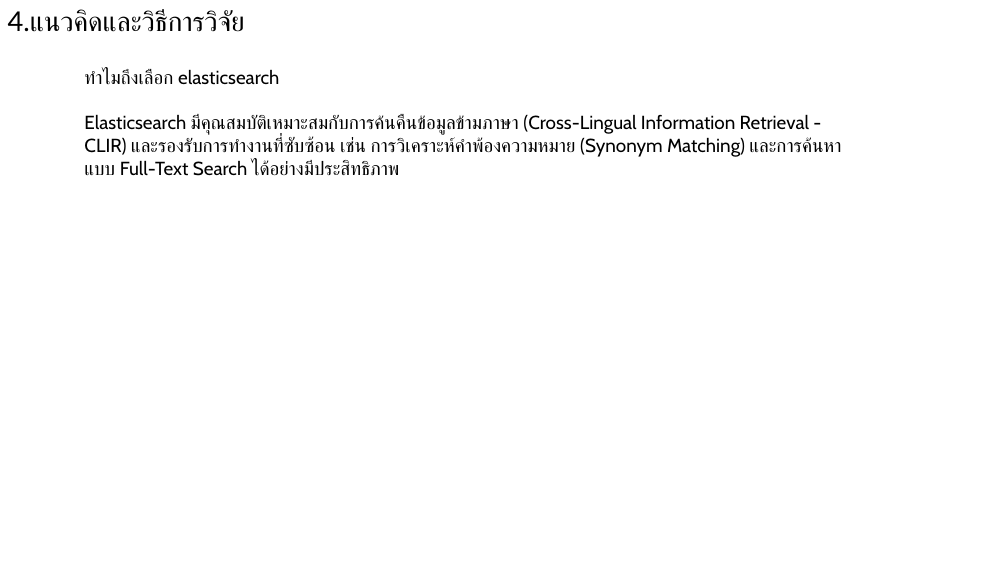
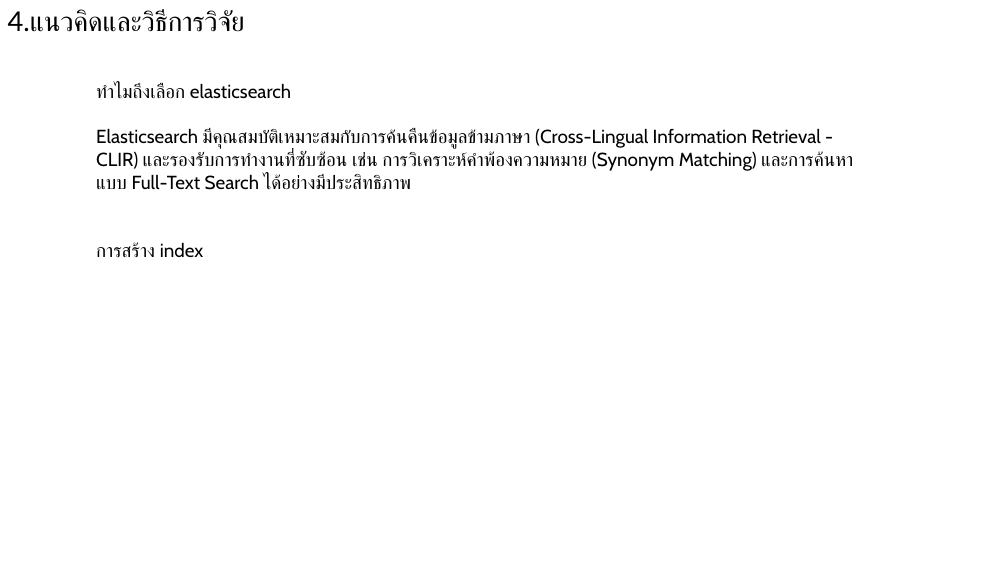
Before and after one commit to nanutnutna/thesis_ef, a slide deck: slide 11 of proposal/Proposal.pptx (slide 8 before the commit). Drawn at 1008x567 pixels with LibreOffice and Linux fonts; fonts in the diff are those of the drawing. Boxes give left, top, right and bottom in pixels: in the first picture for what was removed or moved away, otherwise in the second. Text is boxed around its words. In the diff, an @@ line names an element or a change of style, - is before the commit and + after.

```diff
--- a/proposal/Proposal.pptx
+++ b/proposal/Proposal.pptx
@@ text "ทำไมถึงเลือก elasticsearch": place and size @@
-text "ทำไมถึงเลือก elasticsearch" at [84,69,841,176]
+text "ทำไมถึงเลือก elasticsearch" at [96,83,853,257]
@@ text at [96,242,204,257]: paragraph added @@
+การสร้าง index
```
Also in this commit, not shown: 2 other slides changed, 5 slides added.
